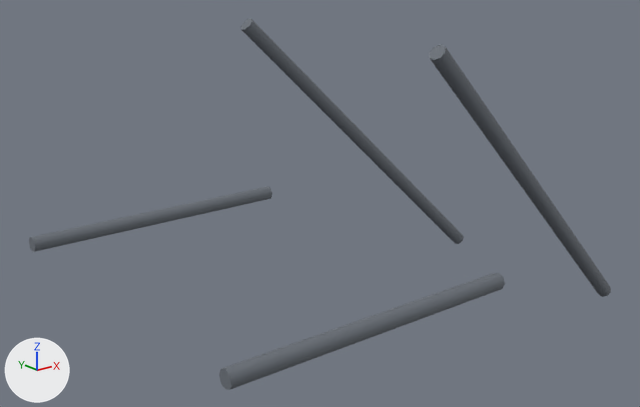
Before and after pictures for a commit that changed the glTF model public/models/parts/kaeferkraft-reinforced_frame.glb.
Before and after are seen from a 50 mm lens placed at (-1.243, -2.036, 1.904), pointed at (0.441, 0.07, 1.062). Lighting does not change. The marker at lower left points along +X, +Y and +Z. The first picture is the older version. Where no turn or scale is listed for an object, it has been applied to the vertices.

The first picture shows 'RearStay', 'RearStay.001', 'Waist', 'Waist.001'.
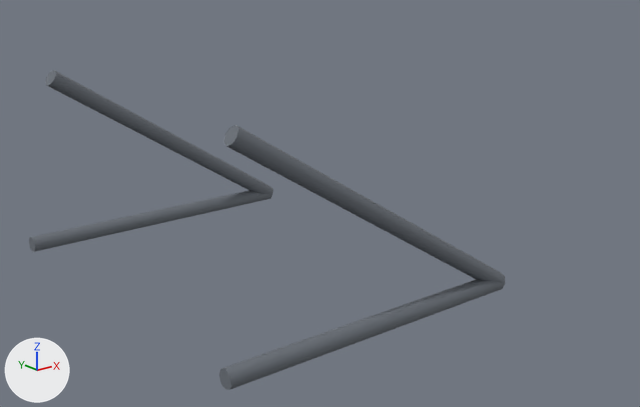
Boxes (x1, y1, x2, y2) around the edits, measured in the pictures (640 x 407 px):
'WaistToFrontTop.001', added
    after: (224, 125, 505, 283)
'RearStay.001', deleted
    before: (429, 45, 611, 297)
'RearStay', deleted
    before: (241, 19, 464, 244)
'WaistToFrontTop', added
    after: (45, 70, 273, 195)

The change, as a diff of the scene's bpy script:
```diff
--- a/public/models/parts/kaeferkraft-reinforced_frame.glb.py
+++ b/public/models/parts/kaeferkraft-reinforced_frame.glb.py
@@ me_mesh_3_1 @@
+me_mesh_3_1.from_pydata(...)  # 20 vertices, 32 faces; spans x -0.423..0.423, y -0.06..0.06, z -0.281..0.281
+me_mesh_3_1.materials.append(mat_grey_003)  # grey #6a7078
@@ me_mesh_1_1 @@
+me_mesh_1_1.from_pydata(...)  # 20 vertices, 32 faces; spans x -0.423..0.423, y -0.06..0.06, z -0.281..0.281
+me_mesh_1_1.materials.append(mat_grey_001)  # grey #6a7078
@@ ob_rearstay @@
-ob_rearstay = bpy.data.objects.new('RearStay', me_mesh_1)
-ob_rearstay.location = (0.92, 0.395, 1.12)
@@ ob_rearstay_001 @@
-ob_rearstay_001 = bpy.data.objects.new('RearStay.001', me_mesh_3)
-ob_rearstay_001.location = (0.92, -0.395, 1.12)
@@ ob_waisttofronttop_001 @@
+ob_waisttofronttop_001 = bpy.data.objects.new('WaistToFrontTop.001', me_mesh_3_1)
+ob_waisttofronttop_001.location = (0.17, -0.515, 1.22)
@@ ob_waisttofronttop @@
+ob_waisttofronttop = bpy.data.objects.new('WaistToFrontTop', me_mesh_1_1)
+ob_waisttofronttop.location = (0.17, 0.515, 1.22)
```
